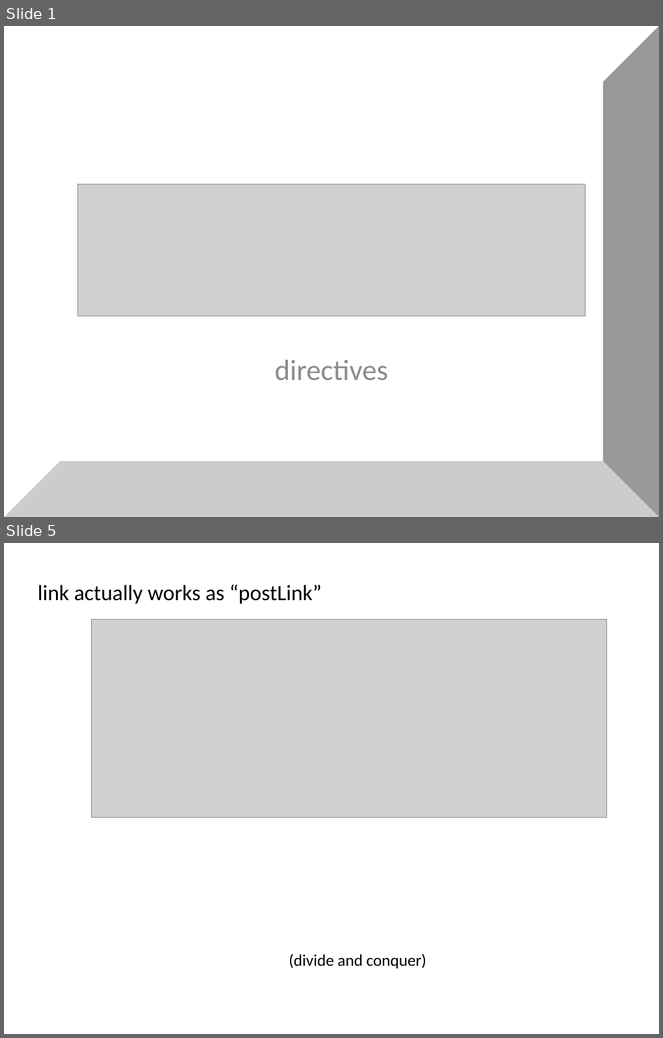
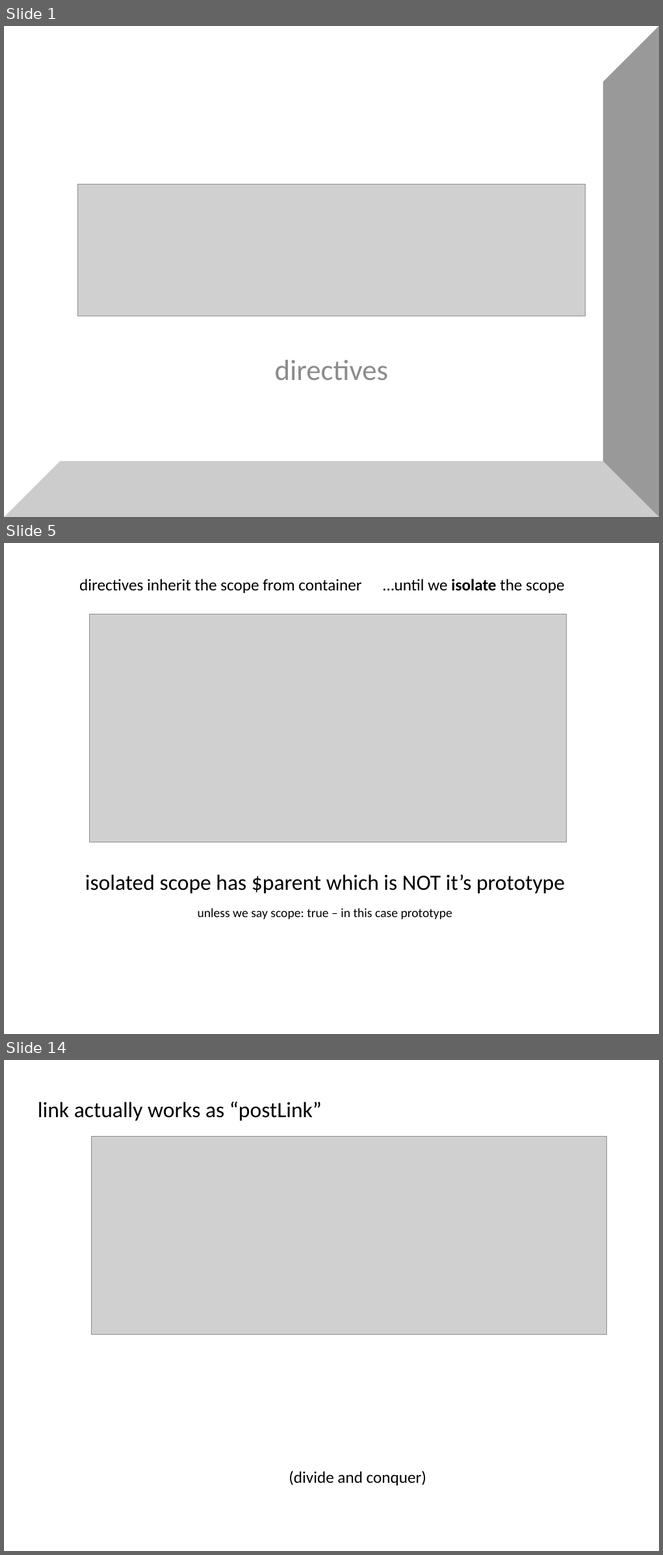
Before and after one commit to alexeymatveevp/angularjs-course, a slide deck: docs/03_directives.pptx. Shown one above the other, each under a label of ours: slides 1 and 5 before the commit, slides 1, 5 and 14 after it; the slides between them are not shown. The pictures are 663x1038 and 663x1555 pixels, drawn with LibreOffice and Linux fonts; fonts in the diff are those of the drawing; grey boxes stand for pictures. Boxes give left, top, right and bottom in pixels: in the first picture for what was removed or moved away, otherwise in the second. Text is boxed around its words. In the diff, an @@ line names an element or a change of style, - is before the commit and + after.

```diff
--- a/docs/03_directives.pptx
+++ b/docs/03_directives.pptx
@@ slide 5 added at (x1=4, y1=543, x2=659, y2=1034), background #FFFFFF @@
@@ text added at (x1=79, y1=579, x2=362, y2=593), 18 pt, text #000000 @@
+directives inherit the scope from container
@@ text added at (x1=383, y1=579, x2=564, y2=593), 18 pt, text #000000 @@
+…until we isolate the scope
@@ picture added at (x1=90, y1=614, x2=567, y2=842) @@
@@ text added at (x1=85, y1=875, x2=565, y2=894), 24 pt, text #000000 @@
+isolated scope has $parent which is NOT it’s prototype
@@ text added at (x1=198, y1=908, x2=452, y2=919), 14 pt, text #000000 @@
+unless we say scope: true – in this case prototype
@@ what was slide 5 is now slide 14 @@
```
Also in this commit, not shown: 2 slides changed, 9 other slides added, 2 slides removed, 20 other files.
